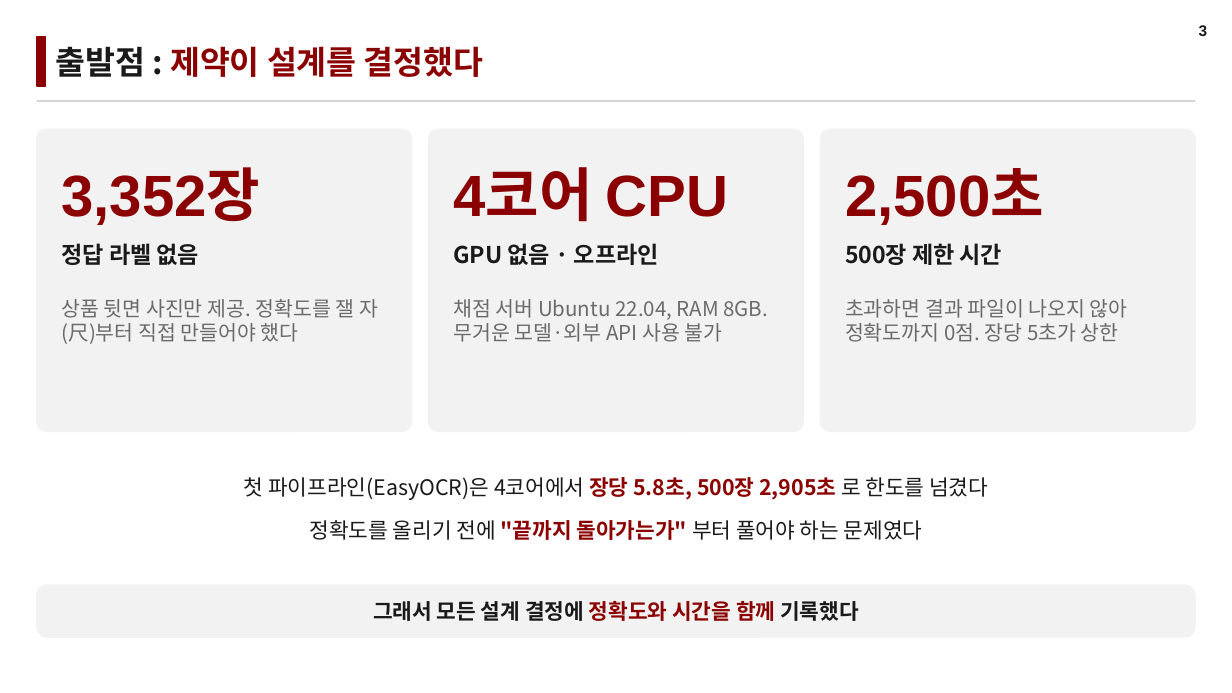
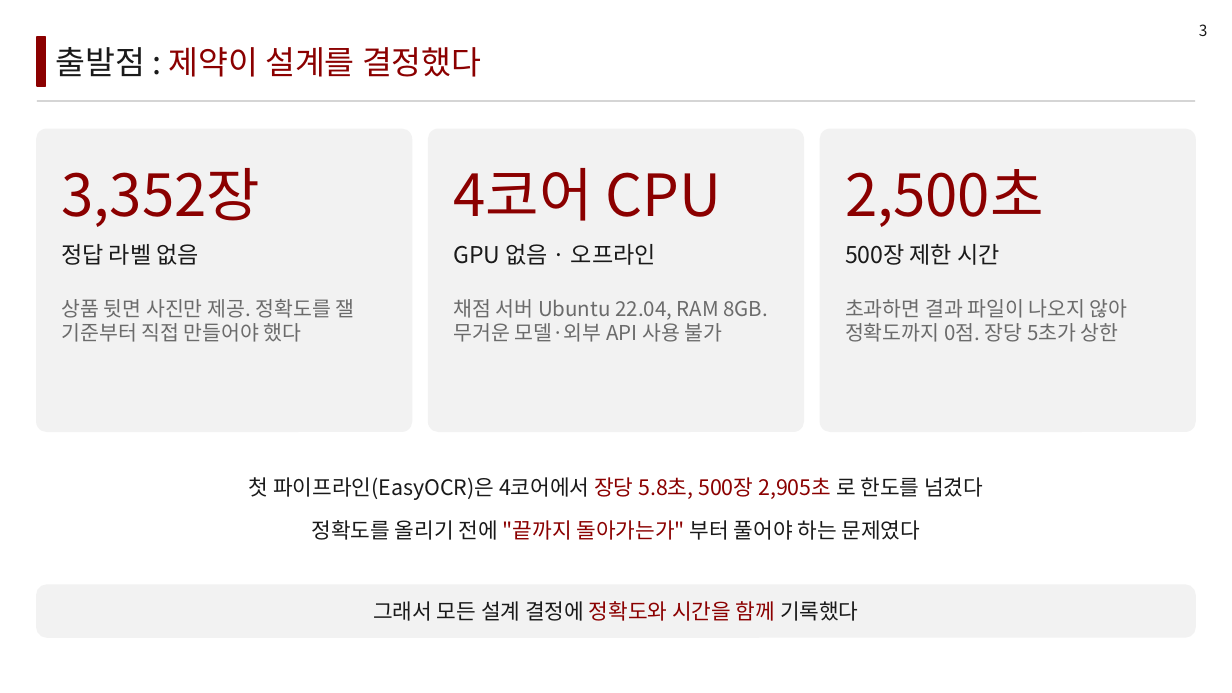
Before and after one commit to LEEbyeongchul/itda3-CODE-subway, a slide deck: slide 3 of 발표/[CODE]_서브웨이_본선발표.pptx. Drawn at 1232x693 pixels with LibreOffice and Linux fonts; fonts in the diff are those of the drawing. Boxes give left, top, right and bottom in pixels: in the first picture for what was removed or moved away, otherwise in the second. Text is boxed around its words. In the diff, an @@ line names an element or a change of style, - is before the commit and + after.

```diff
--- a/발표/[CODE]_서브웨이_본선발표.pptx
+++ b/발표/[CODE]_서브웨이_본선발표.pptx
@@ font Arial to Noto Sans CJK KR, bold off in 4 elements at [1199,24,1208,36], [62,168,261,227], [453,168,722,221], [845,169,1044,227] @@
@@ text at [62,299,355,342]: text changed @@
-상품 뒷면 사진만 제공. 정확도를 잴 자(尺)부터 직접 만들어야 했다
+상품 뒷면 사진만 제공. 정확도를 잴 기준부터 직접 만들어야 했다
@@ text "첫 파이프라인(EasyOCR)은 4코어에서 장당 5.8초, ..." at [249,477,983,500]: bold off in "장당 5.8초, 500장 2,905초" @@
@@ text "정확도를 올리기 전에 "끝까지 돌아가는가" ..." at [312,520,921,540]: bold off in ""끝까지 돌아가는가"" @@
@@ bold off in 5 elements at [55,47,481,77], [62,244,198,265], [453,244,656,265], [845,244,999,265], [373,601,859,621] @@
```
Also in this commit, not shown: 21 other slides changed, 3 other files.
